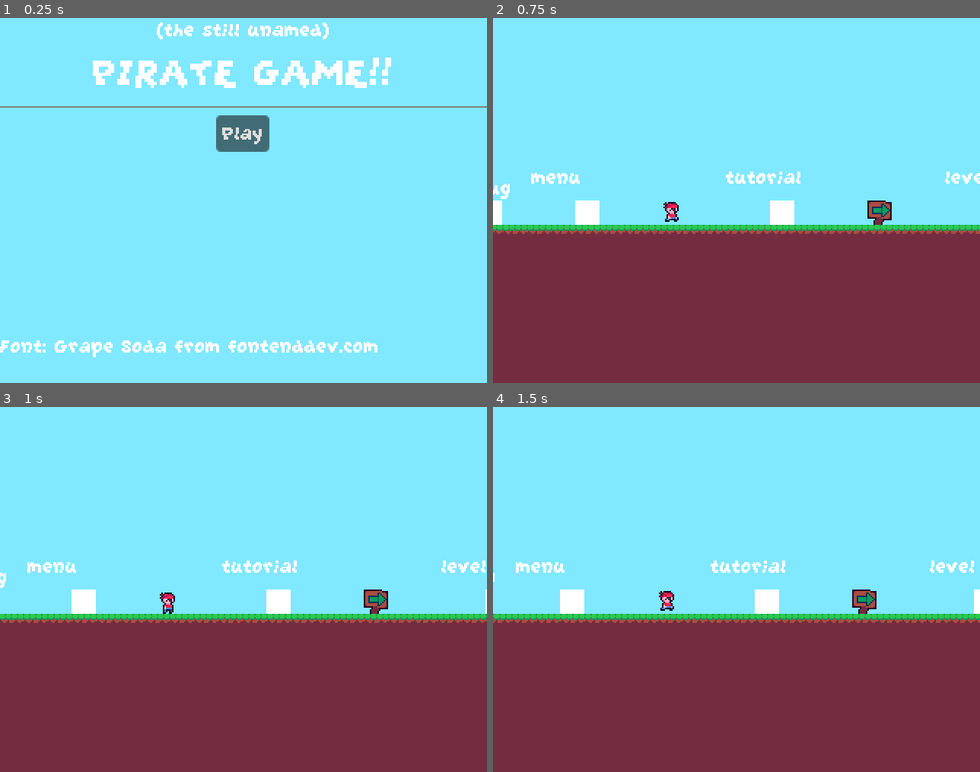
Above: before the commit, frames 1-4 (two rows, left to right).
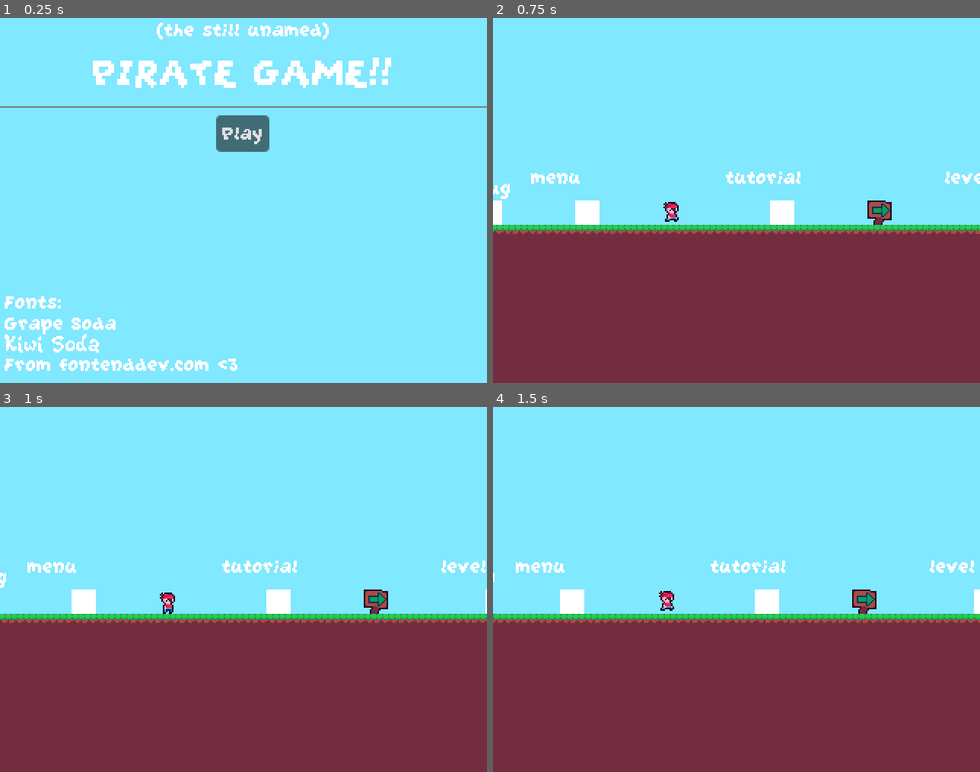
Above: after the commit, the same moments.

Repository: lilyyllyyllyly/PirateGame
Game: Godot game, scene res://Scenes/menu.tscn
The game is run twice, just before and just after one commit, with the same random seed, the same clock (stepped at 60 frames per second) and the same inputs. Sound files missing from this copy of the repository are replaced by a short silence.
Inputs:
- Up to frame 1 (0.25 s): no input
- Up to frame 2 (0.75 s): click "Play" at 0.5 s
- Up to frame 3 (1 s): no input
- Up to frame 4 (1.5 s): hold D (right) from 1.28 s (still down)

The runs differ from the first frame. In frame 1, 2.6% of the frame differs, in the area x 0-78%, y 76-97%; in frame 2, nothing differs; in frame 3, nothing differs; in frame 4, nothing differs.

Commit message:
Add map sprite for level end

Diff:
--- a/Prefabs/EndBoat.tscn
+++ b/Prefabs/EndBoat.tscn
@@ -16,6 +16,7 @@
 [ext_resource type="Script" path="res://Scripts/Thrower.gd" id="14_e5khy"]
 [ext_resource type="Script" path="res://Scripts/EndLevel.gd" id="15_p86jc"]
 [ext_resource type="AudioStream" uid="uid://bu16ag1hs0pw" path="res://Audio/gem.wav" id="16_tuqfa"]
+[ext_resource type="AudioStream" uid="uid://cvkq6htw81ul5" path="res://Audio/woo.wav" id="17_6i6vg"]
 
 [sub_resource type="Animation" id="Animation_j7v5r"]
 resource_name = "RESET"
@@ -110,7 +111,7 @@
 [node name="EndBoat" type="Node2D"]
 
 [node name="Body" type="CharacterBody2D" parent="." node_paths=PackedStringArray("obj")]
-position = Vector2(0, 2.24665)
+position = Vector2(0, 3.4474)
 collision_layer = 0
 collision_mask = 0
 script = ExtResource("1_xuxm8")
@@ -202,17 +203,27 @@
 body = NodePath("..")
 intensity = 80.0
 
-[node name="EndLevel" type="Node2D" parent="." node_paths=PackedStringArray("boat_anim", "gem_audio")]
+[node name="EndLevel" type="Node2D" parent="." node_paths=PackedStringArray("boat_anim", "end_jingle", "gem_audio", "woo_audio")]
 position = Vector2(64, -26)
 script = ExtResource("15_p86jc")
 boat_anim = NodePath("../Body/AnimationPlayer")
+end_jingle = NodePath("EndJingle")
 gem_delay_min = 0.05
 gem_delay_max = 0.8
 gem_delay_curve = SubResource("Curve_m8e2p")
 gem_audio = NodePath("GemSound")
 gem_audio_max_pitch = 1.3
+woo_audio = NodePath("WooSound")
+
+[node name="EndJingle" type="AudioStreamPlayer2D" parent="EndLevel"]
+stream = ExtResource("17_6i6vg")
 
 [node name="GemSound" type="AudioStreamPlayer2D" parent="EndLevel"]
 stream = ExtResource("16_tuqfa")
 
+[node name="WooSound" type="AudioStreamPlayer2D" parent="EndLevel"]
+stream = ExtResource("17_6i6vg")
+volume_db = -6.0
+
 [connection signal="body_entered" from="Body/PlayerCollision" to="EndLevel" method="on_player_entered" unbinds=1]
+[connection signal="finished" from="EndLevel/EndJingle" to="EndLevel" method="on_jingle_ended"]
--- a/Scenes/Areas/test-level.tscn
+++ b/Scenes/Areas/test-level.tscn
@@ -1,35 +1,91 @@
-[gd_scene load_steps=7 format=3 uid="uid://dffeuy42yh51x"]
+[gd_scene load_steps=12 format=3 uid="uid://dffeuy42yh51x"]
 
 [ext_resource type="Theme" uid="uid://dh0pcg828que3" path="res://UITheme.tres" id="1_1m2s2"]
 [ext_resource type="PackedScene" uid="uid://dkyjaidt53m6p" path="res://Prefabs/Camera.tscn" id="1_7sjw0"]
 [ext_resource type="TileSet" uid="uid://bhpidh16mm137" path="res://tileset.tres" id="1_jwxh1"]
+[ext_resource type="Texture2D" uid="uid://d2c08dlmdkyno" path="res://Sprites/end.png" id="1_rc6ay"]
+[ext_resource type="FontFile" uid="uid://be3dahgvfuoip" path="res://Fonts/KiwiSoda.ttf" id="3_gebf0"]
 [ext_resource type="PackedScene" uid="uid://dhkw1kf5clmet" path="res://Prefabs/EndBoat.tscn" id="6_46l7s"]
 [ext_resource type="PackedScene" uid="uid://d3hqdk77sg32n" path="res://Prefabs/Entities/Player.tscn" id="10_mqw45"]
 [ext_resource type="PackedScene" uid="uid://lbk0irkrw228" path="res://Prefabs/LevelMechanics/Water.tscn" id="21_7tp82"]
+
+[sub_resource type="Animation" id="Animation_4rcfr"]
+resource_name = "RESET"
+tracks/0/type = "value"
+tracks/0/imported = false
+tracks/0/enabled = true
+tracks/0/path = NodePath(".:position")
+tracks/0/interp = 1
+tracks/0/loop_wrap = true
+tracks/0/keys = {
+"times": PackedFloat32Array(0),
+"transitions": PackedFloat32Array(1),
+"update": 0,
+"values": [Vector2(0, -176)]
+}
+
+[sub_resource type="Animation" id="Animation_nf5mr"]
+resource_name = "drop"
+length = 0.8
+tracks/0/type = "value"
+tracks/0/imported = false
+tracks/0/enabled = true
+tracks/0/path = NodePath(".:position")
+tracks/0/interp = 1
+tracks/0/loop_wrap = true
+tracks/0/keys = {
+"times": PackedFloat32Array(0, 0.8),
+"transitions": PackedFloat32Array(0.258816, 1),
+"update": 0,
+"values": [Vector2(0, -176), Vector2(0, 0)]
+}
+
+[sub_resource type="AnimationLibrary" id="AnimationLibrary_4k52k"]
+_data = {
+"RESET": SubResource("Animation_4rcfr"),
+"drop": SubResource("Animation_nf5mr")
+}
 
 [node name="Test-level" type="Node2D"]
 
 [node name="CanvasLayer" type="CanvasLayer" parent="."]
 
-[node name="Control" type="Control" parent="CanvasLayer"]
-layout_mode = 3
-anchors_preset = 15
-anchor_right = 1.0
-anchor_bottom = 1.0
-grow_horizontal = 2
-grow_vertical = 2
+[node name="TextureRect" type="TextureRect" parent="CanvasLayer"]
+offset_top = -176.0
+offset_right = 320.0
+offset_bottom = 64.0
+texture = ExtResource("1_rc6ay")
 
-[node name="Label" type="Label" parent="CanvasLayer/Control"]
-layout_mode = 1
-anchors_preset = 5
-anchor_left = 0.5
-anchor_right = 0.5
-offset_left = -20.0
-offset_right = 20.0
-offset_bottom = 23.0
-grow_horizontal = 2
+[node name="AnimationPlayer" type="AnimationPlayer" parent="CanvasLayer/TextureRect"]
+libraries = {
+"": SubResource("AnimationLibrary_4k52k")
+}
+
+[node name="GemText" type="Label" parent="CanvasLayer/TextureRect"]
+layout_mode = 0
+offset_left = 117.0
+offset_top = 79.0
+offset_right = 165.0
+offset_bottom = 95.0
 theme = ExtResource("1_1m2s2")
-theme_override_font_sizes/font_size = 32
+theme_override_colors/font_color = Color(0.67451, 0.298039, 0.247059, 1)
+theme_override_fonts/font = ExtResource("3_gebf0")
+theme_override_font_sizes/font_size = 16
+text = "0"
+vertical_alignment = 1
+
+[node name="Timer" type="Label" parent="CanvasLayer/TextureRect"]
+layout_mode = 0
+offset_left = 184.0
+offset_top = 79.0
+offset_right = 232.0
+offset_bottom = 95.0
+theme = ExtResource("1_1m2s2")
+theme_override_colors/font_color = Color(0.67451, 0.298039, 0.247059, 1)
+theme_override_fonts/font = ExtResource("3_gebf0")
+theme_override_font_sizes/font_size = 16
+text = "00:00"
+vertical_alignment = 1
 
 [node name="Camera" parent="." node_paths=PackedStringArray("target") instance=ExtResource("1_7sjw0")]
 target = NodePath("../Player")
@@ -57,16 +113,17 @@
 position = Vector2(336, 151)
 
 [node name="Body" parent="EndBoat" index="0"]
-position = Vector2(0, 0.0214733)
+position = Vector2(0, 0.0293355)
 frequency = 0.085
 offset = 0.0
 
-[node name="EndLevel" parent="EndBoat" index="1" node_paths=PackedStringArray("camera", "player", "gem_text")]
+[node name="EndLevel" parent="EndBoat" index="1" node_paths=PackedStringArray("camera", "player", "map_anim", "gem_text")]
 camera = NodePath("../../Camera")
 player = NodePath("../../Player")
-gem_text = NodePath("../../CanvasLayer/Control/Label")
+map_anim = NodePath("../../CanvasLayer/TextureRect/AnimationPlayer")
+gem_text = NodePath("../../CanvasLayer/TextureRect/GemText")
 
-[node name="GemSound" parent="EndBoat/EndLevel" index="0"]
+[node name="GemSound" parent="EndBoat/EndLevel" index="1"]
 volume_db = -12.0
 
 [editable path="EndBoat"]
--- a/Scenes/menu.tscn
+++ b/Scenes/menu.tscn
@@ -1,9 +1,10 @@
-[gd_scene load_steps=5 format=3 uid="uid://bxhmiryt3ws3h"]
+[gd_scene load_steps=6 format=3 uid="uid://bxhmiryt3ws3h"]
 
 [ext_resource type="Script" path="res://Scripts/SceneChanger.gd" id="1_6ly1g"]
 [ext_resource type="Theme" uid="uid://dh0pcg828que3" path="res://UITheme.tres" id="1_sr18q"]
 [ext_resource type="Script" path="res://Scripts/SaveEditor.gd" id="3_tfe4s"]
 [ext_resource type="Resource" uid="uid://ckj1wwupytsk" path="res://save.tres" id="4_livys"]
+[ext_resource type="FontFile" uid="uid://be3dahgvfuoip" path="res://Fonts/KiwiSoda.ttf" id="5_y0sks"]
 
 [node name="Menu" type="Node2D"]
 
@@ -53,13 +54,42 @@
 script = ExtResource("3_tfe4s")
 save = ExtResource("4_livys")
 
-[node name="Label" type="Label" parent="Control"]
+[node name="Fonts" type="Label" parent="Control"]
 layout_mode = 0
-offset_top = 208.0
-offset_right = 249.0
-offset_bottom = 243.0
+offset_left = 3.0
+offset_top = 179.0
+offset_right = 44.0
+offset_bottom = 195.0
 theme_override_font_sizes/font_size = 16
-text = "Font: Grape Soda from fontenddev.com"
+text = "Fonts:"
+
+[node name="GrapeSoda" type="Label" parent="Control"]
+layout_mode = 0
+offset_left = 3.0
+offset_top = 193.0
+offset_right = 77.0
+offset_bottom = 209.0
+theme_override_font_sizes/font_size = 16
+text = "Grape Soda"
+
+[node name="KiwiSoda" type="Label" parent="Control"]
+layout_mode = 0
+offset_left = 3.0
+offset_top = 207.0
+offset_right = 77.0
+offset_bottom = 223.0
+theme_override_fonts/font = ExtResource("5_y0sks")
+theme_override_font_sizes/font_size = 16
+text = "Kiwi Soda"
+
+[node name="Fontenddev" type="Label" parent="Control"]
+layout_mode = 0
+offset_left = 3.0
+offset_top = 220.0
+offset_right = 138.0
+offset_bottom = 236.0
+theme_override_font_sizes/font_size = 16
+text = "From fontenddev.com <3"
 
 [connection signal="button_down" from="Control/VBoxContainer/Button" to="Control/VBoxContainer/Button/SceneChanger" method="change"]
 [connection signal="button_down" from="Control/VBoxContainer/Button" to="Control/VBoxContainer/Button/SaveEditor" method="load"]
--- a/Scripts/EndLevel.gd
+++ b/Scripts/EndLevel.gd
@@ -5,14 +5,18 @@
 
 @export var boat_anim: AnimationPlayer
 
+@export var map_anim: AnimationPlayer
+
+@export var end_jingle: AudioStreamPlayer2D
+
 @export_group("Gems Counter")
-@export var gem_spr: TextureRect
 @export var gem_text: Label
 @export var gem_delay_min: float
 @export var gem_delay_max: float
 @export var gem_delay_curve: Curve
 @export var gem_audio: AudioStreamPlayer2D
 @export var gem_audio_max_pitch: float
+@export var woo_audio: AudioStreamPlayer2D
 
 var gem_total = 0
 
@@ -32,8 +36,14 @@
 	# starting boat animation
 	boat_anim.play("rowing")
 
+	# bring map down
+	map_anim.play("drop")
+
+	# start end jingle
+	end_jingle.play()
+
+func on_jingle_ended():
 	# counting gems
-	gem_spr.show()
 	var remaining_gems = len(get_tree().get_nodes_in_group("Gems"))
 	var collected_gems = gem_total - remaining_gems
 	for i in range(1, collected_gems + 1):
@@ -46,3 +56,4 @@
 		await get_tree().create_timer(wait_time).timeout
 
 	gem_text.text = "%d/%d" % [collected_gems, gem_total]
+	woo_audio.play()
Not shown, added: Audio/woo.wav.import
Binary file added: Fonts/KiwiSoda.ttf
Not shown, added: Fonts/KiwiSoda.ttf.import
Not shown: 1 places in Prefabs/EndBoat.tscn that only renumber resources
Not shown, changed: Scenes/Areas/level-waterfalls.tscn
Binary file added: Sprites/clock.png
Not shown, added: Sprites/clock.png.import
Binary file added: Sprites/end.png
Not shown, added: Sprites/end.png.import
Not shown, added: Audio/woo.wav
